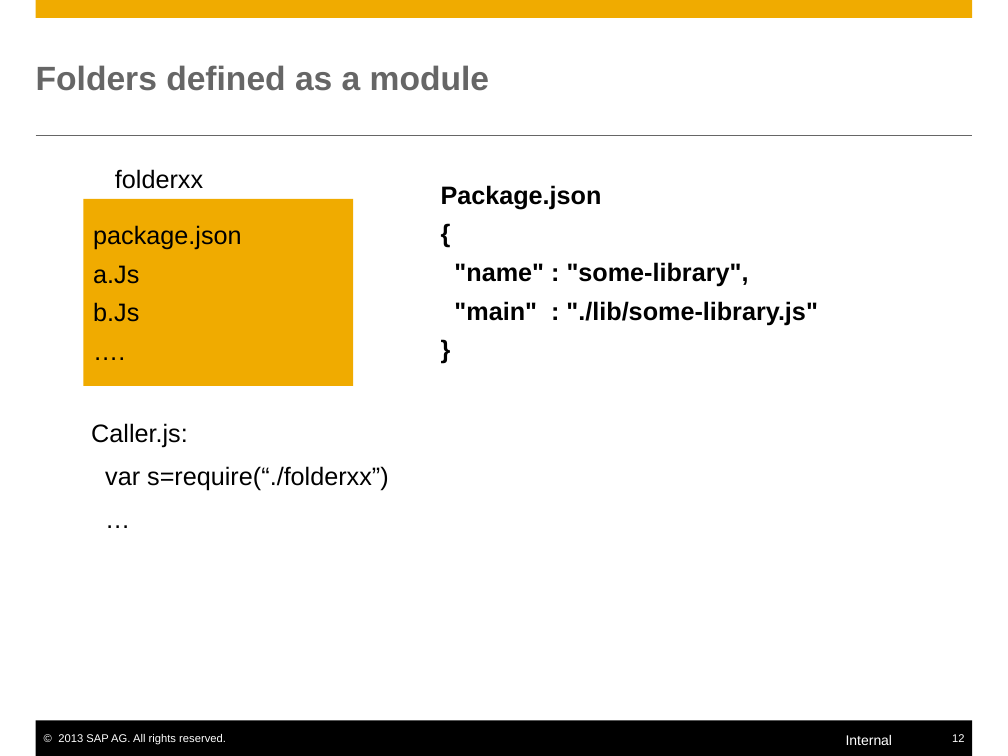
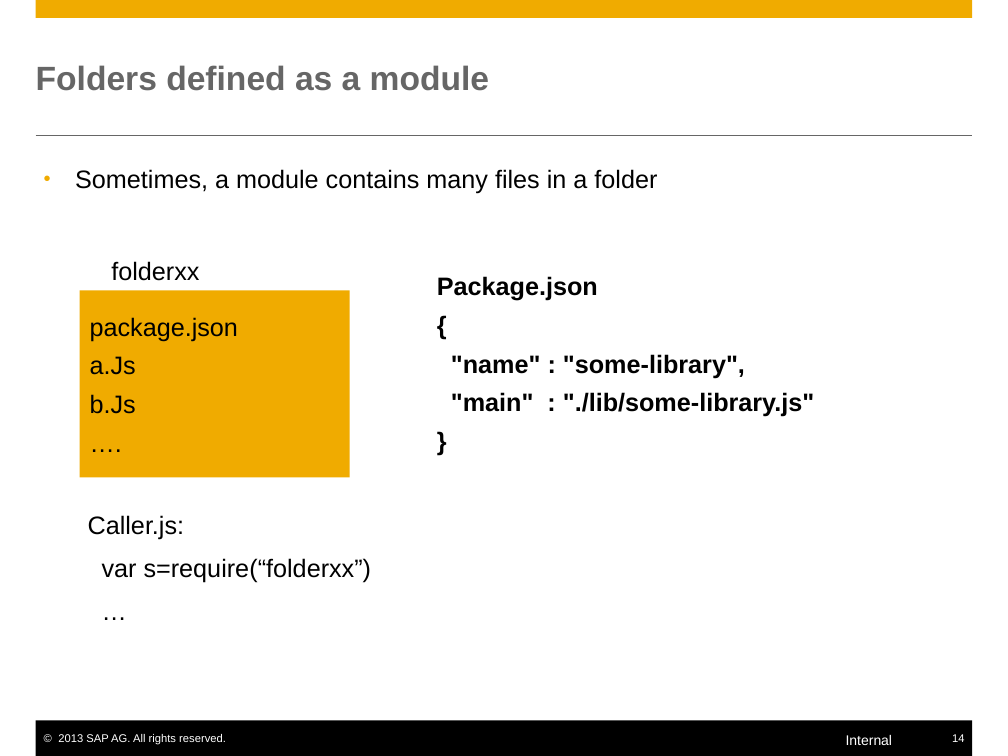
Before and after one commit to yjhcjykwbk-jlsec/mynodejs, a slide deck: slide 14 of nodejs.pptx (slide 12 before the commit). Drawn at 1008x756 pixels with LibreOffice and Linux fonts; fonts in the diff are those of the drawing. Boxes give left, top, right and bottom in pixels: in the first picture for what was removed or moved away, otherwise in the second. Text is boxed around its words. In the diff, an @@ line names an element or a change of style, - is before the commit and + after.

```diff
--- a/nodejs.pptx
+++ b/nodejs.pptx
@@ text added at bbox=[75, 169, 657, 194], 18 pt, text #000000 @@
+• Sometimes, a module contains many files in a folder
@@ 3 texts, 1 rectangle: place and size @@
-3 texts, 1 rectangle at bbox=[84, 169, 817, 491]
+3 texts, 1 rectangle at bbox=[80, 261, 814, 582]
@@ text at bbox=[102, 558, 372, 582]: text changed @@
-var s=require(“./folderxx”)
+var s=require(“folderxx”)
@@ page number at bbox=[952, 734, 964, 742]: text changed @@
-12
+14
```
Also in this commit, not shown: 19 other slides changed, 7 slides added.
